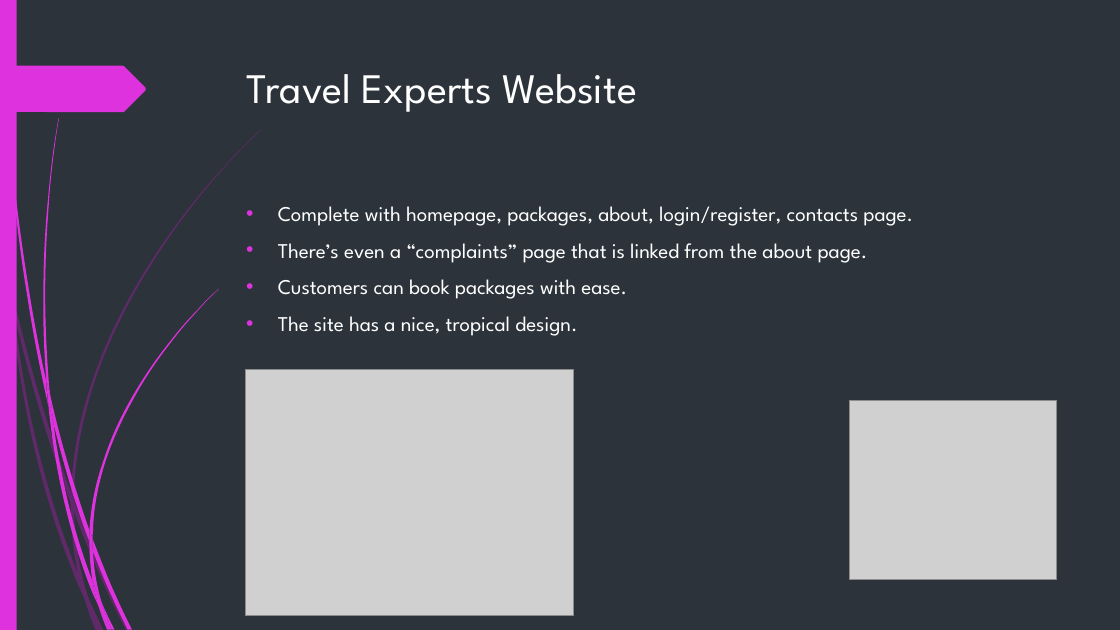
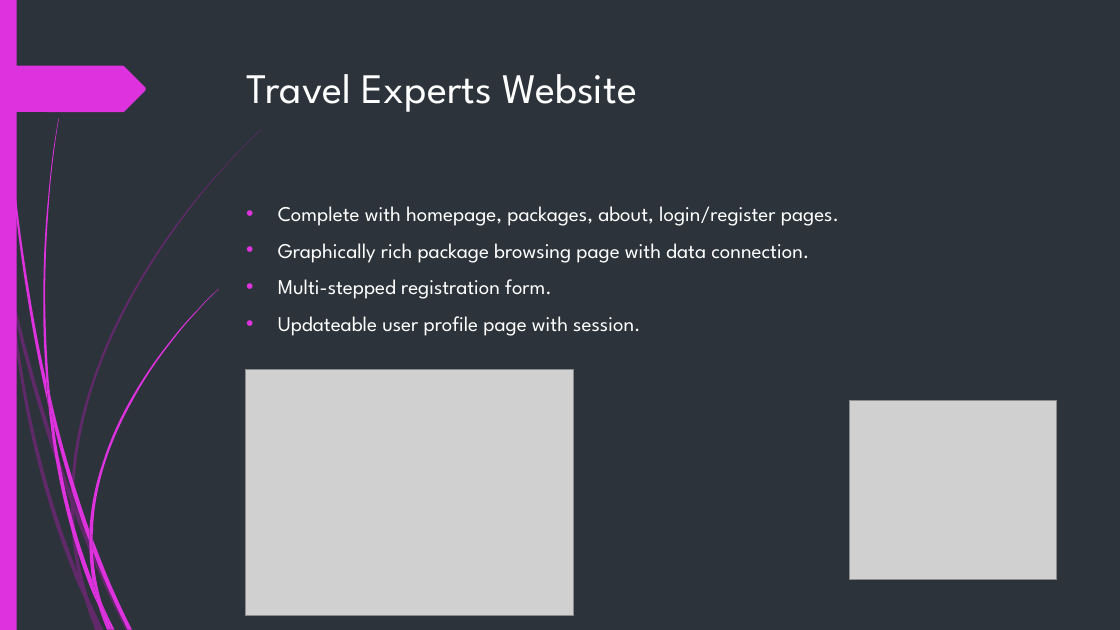
Before and after one commit to RoyalBis/OOSD-PROJ2-TEAM5, a slide deck: slide 6 of OOSD_Project2_Team5_Presentation.pptx. Drawn at 1120x630 pixels with LibreOffice and Linux fonts; fonts in the diff are those of the drawing; grey boxes stand for pictures. Boxes give left, top, right and bottom in pixels: in the first picture for what was removed or moved away, otherwise in the second. Text is boxed around its words. In the diff, an @@ line names an element or a change of style, - is before the commit and + after.

Commit message:
ppt

```diff
--- a/OOSD_Project2_Team5_Presentation.pptx
+++ b/OOSD_Project2_Team5_Presentation.pptx
@@ text at (278,206,839,336): text changed @@
-• Complete with homepage, packages, about, login/register, contacts page.
-• There’s even a “complaints” page that is linked from the about page.
-• Customers can book packages with ease.
-• The site has a nice, tropical design.
+• Complete with homepage, packages, about, login/register pages.
+• Graphically rich package browsing page with data connection.
+• Multi-stepped registration form.
+• Updateable user profile page with session.
```
Also in this commit, not shown: 1 other file.
